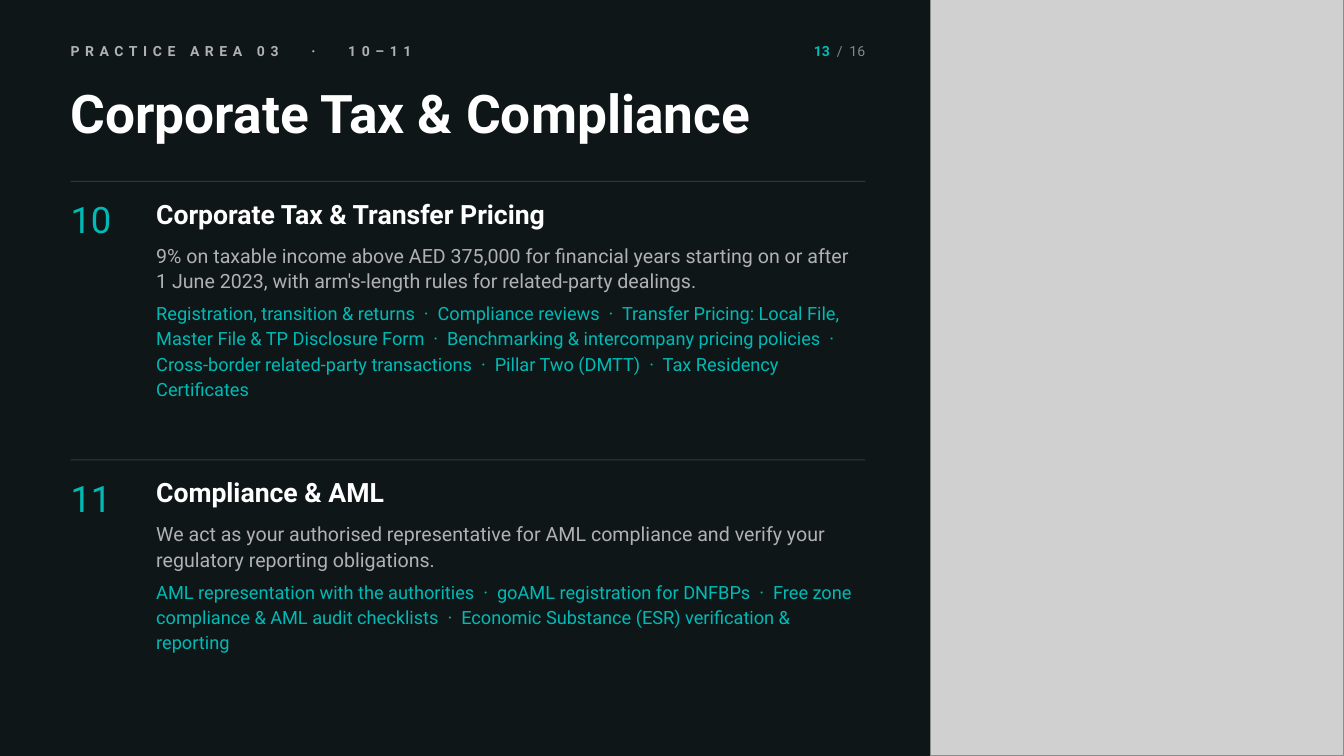
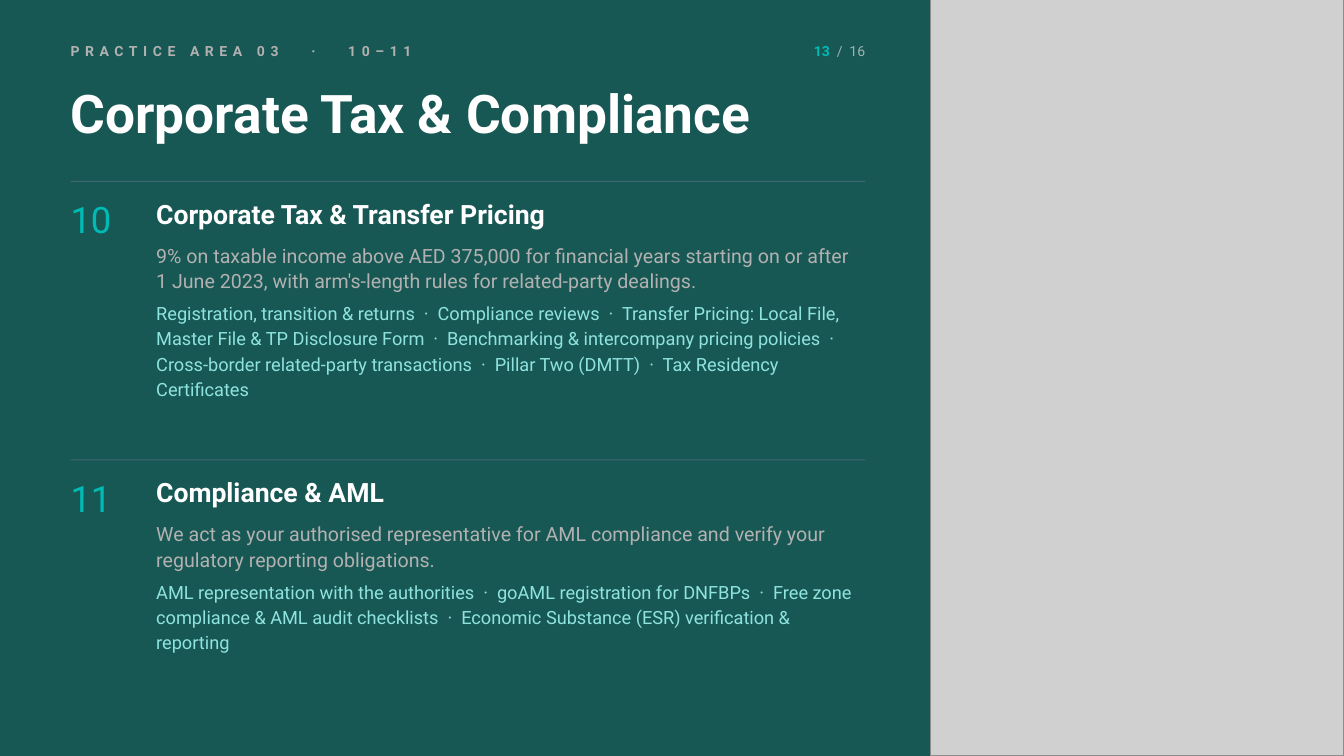
Before and after one commit to khaledsaifelnasr-afk/khsaif-content-studio, a slide deck: slide 13 of Profiles/al-suwaidi-2026/Al-Suwaidi-Company-Profile-2026-Noir.pptx. Drawn at 1344x756 pixels with LibreOffice and Linux fonts; fonts in the diff are those of the drawing; grey boxes stand for pictures. Boxes give left, top, right and bottom in pixels: in the first picture for what was removed or moved away, otherwise in the second. Text is boxed around its words. In the diff, an @@ line names an element or a change of style, - is before the commit and + after.

```diff
--- a/Profiles/al-suwaidi-2026/Al-Suwaidi-Company-Profile-2026-Noir.pptx
+++ b/Profiles/al-suwaidi-2026/Al-Suwaidi-Company-Profile-2026-Noir.pptx
@@ background #0F1618 to #185854 @@
@@ text "13 / 16" at [814,46,865,56]: text colour #7E8A8C to #9FB3B6 in "/ 16" @@
@@ line (71, 181) - (865, 181): stroke #2C3A3D 0.75 pt to #3F666E 0.75 pt @@
@@ text "Registration, transition & returns · ..." at [156,306,839,375]: text colour #00BAB5 to #8FE3DF @@
@@ line (71, 460) - (865, 460): stroke #2C3A3D 0.75 pt to #3F666E 0.75 pt @@
@@ text "AML representation with the authorities ..." at [156,585,852,628]: text colour #00BAB5 to #8FE3DF @@
```
Also in this commit, not shown: 14 other slides changed, 1 other file.
